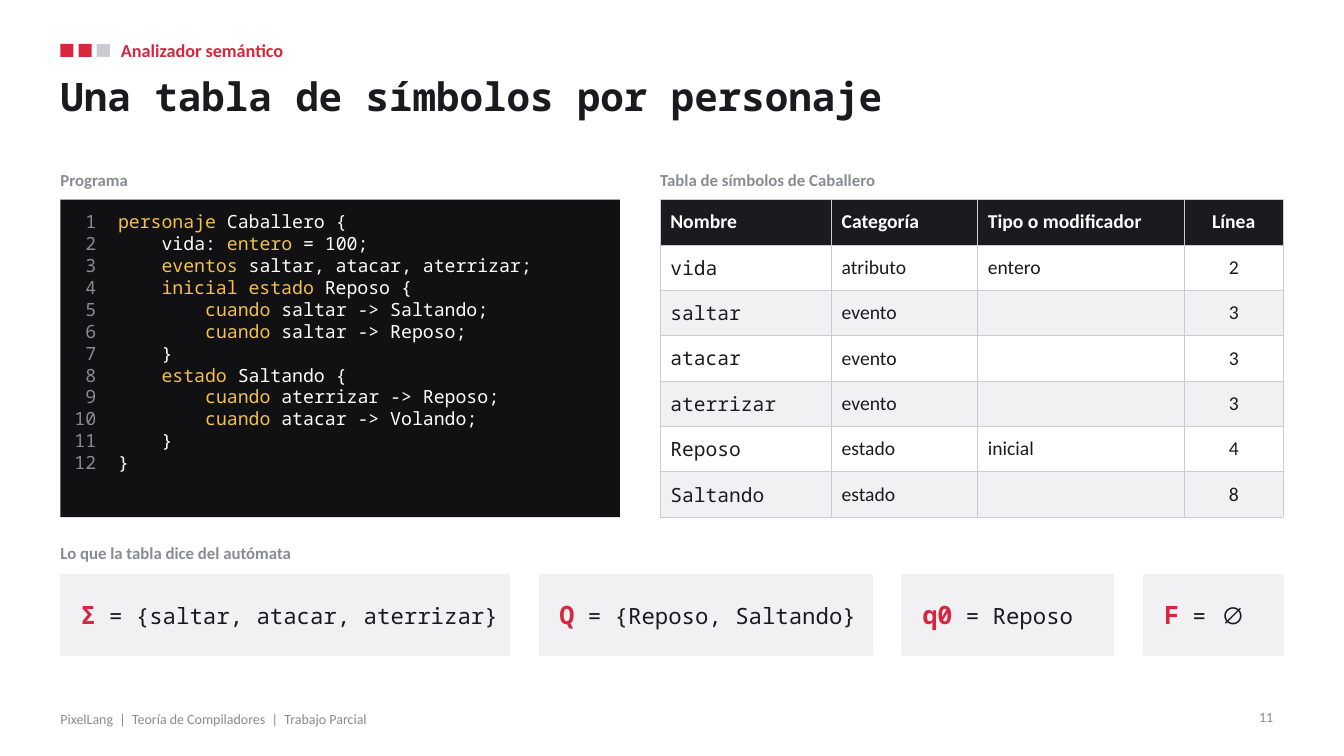
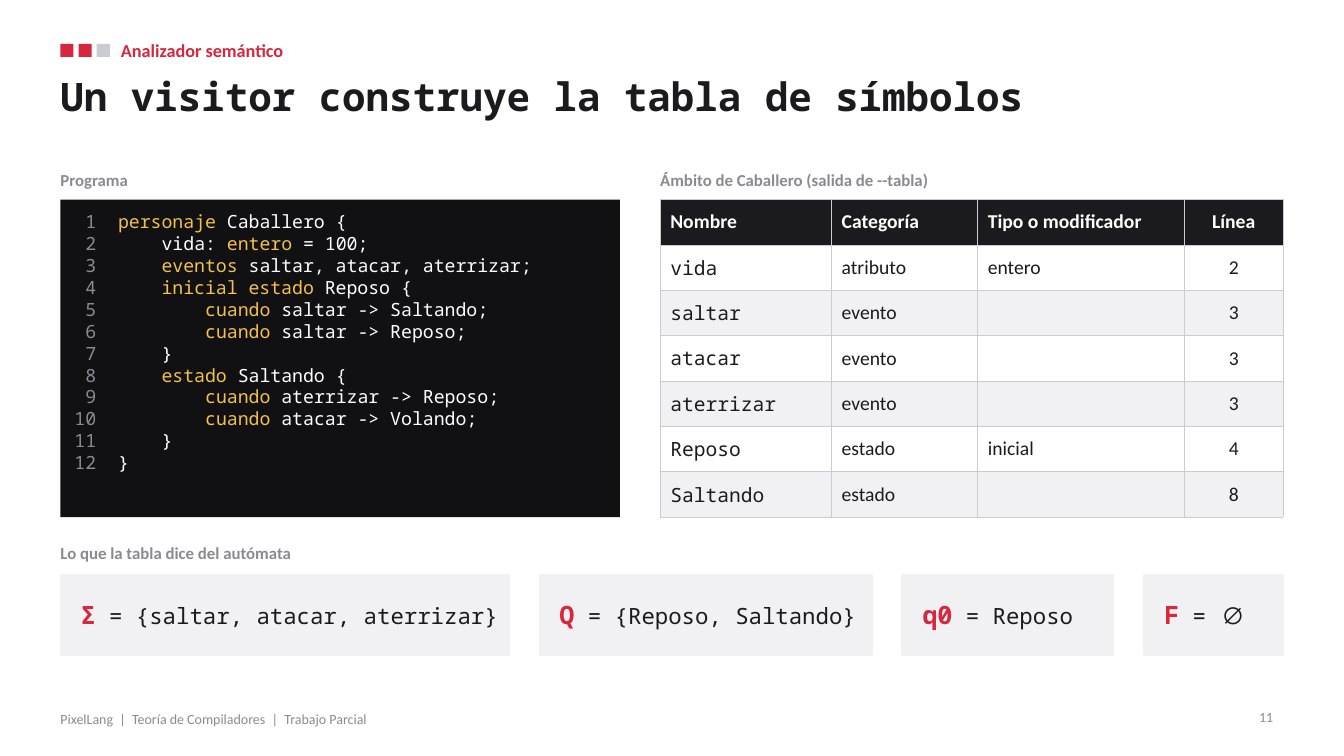
Before and after one commit to DavidRamPari/pixellang, a slide deck: slide 11 of docs/PixelLang_Presentacion.pptx. Drawn at 1344x756 pixels with LibreOffice and Linux fonts; fonts in the diff are those of the drawing. Boxes give left, top, right and bottom in pixels: in the first picture for what was removed or moved away, otherwise in the second. Text is boxed around its words. In the diff, an @@ line names an element or a change of style, - is before the commit and + after.

Commit message:
Actualiza el informe y la presentación con el visitor y la tabla de símbolos

```diff
--- a/docs/PixelLang_Presentacion.pptx
+++ b/docs/PixelLang_Presentacion.pptx
@@ title at (60, 80, 1023, 121): text changed @@
-Una tabla de símbolos por personaje
+Un visitor construye la tabla de símbolos
@@ text at (660, 172, 928, 188): text changed @@
-Tabla de símbolos de Caballero
+Ámbito de Caballero (salida de --tabla)
```
Also in this commit, not shown: 2 other slides changed, 3 other files.
